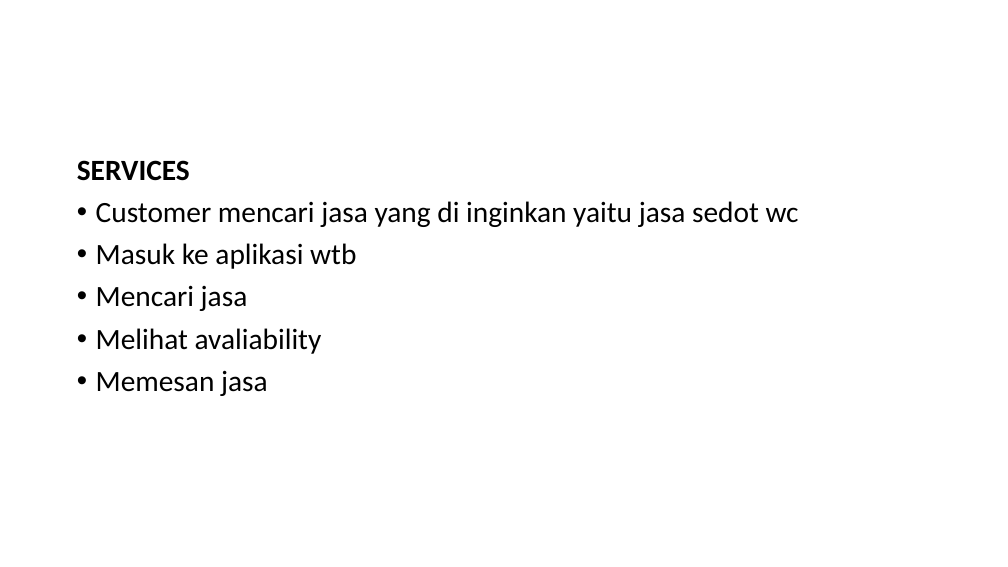
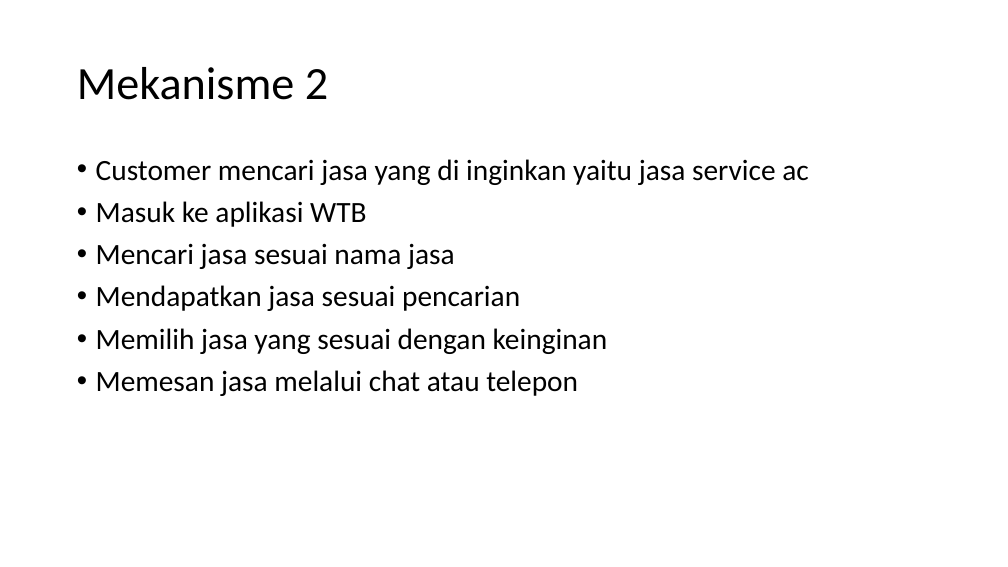
Before and after one commit to pierrekatuhe/WTB, a slide deck: slide 14 of New folder/Presentation.pptx (slide 10 before the commit). Drawn at 1008x567 pixels with LibreOffice and Linux fonts; fonts in the diff are those of the drawing. Boxes give left, top, right and bottom in pixels: in the first picture for what was removed or moved away, otherwise in the second. Text is boxed around its words. In the diff, an @@ line names an element or a change of style, - is before the commit and + after.

```diff
--- a/New folder/Presentation.pptx
+++ b/New folder/Presentation.pptx
@@ title added at box(77, 67, 328, 100), 44 pt, text #000000 @@
+Mekanisme 2
@@ text at box(96, 159, 808, 396): text changed @@
-SERVICES
-• Customer mencari jasa yang di inginkan yaitu jasa sedot wc
-• Masuk ke aplikasi wtb
-• Mencari jasa
-• Melihat avaliability
-• Memesan jasa
+• Customer mencari jasa yang di inginkan yaitu jasa service ac
+• Masuk ke aplikasi WTB
+• Mencari jasa sesuai nama jasa
+• Mendapatkan jasa sesuai pencarian
+• Memilih jasa yang sesuai dengan keinginan
+• Memesan jasa melalui chat atau telepon
```
Also in this commit, not shown: 10 other slides changed, 5 slides added, 1 slide removed, 4 other files.
